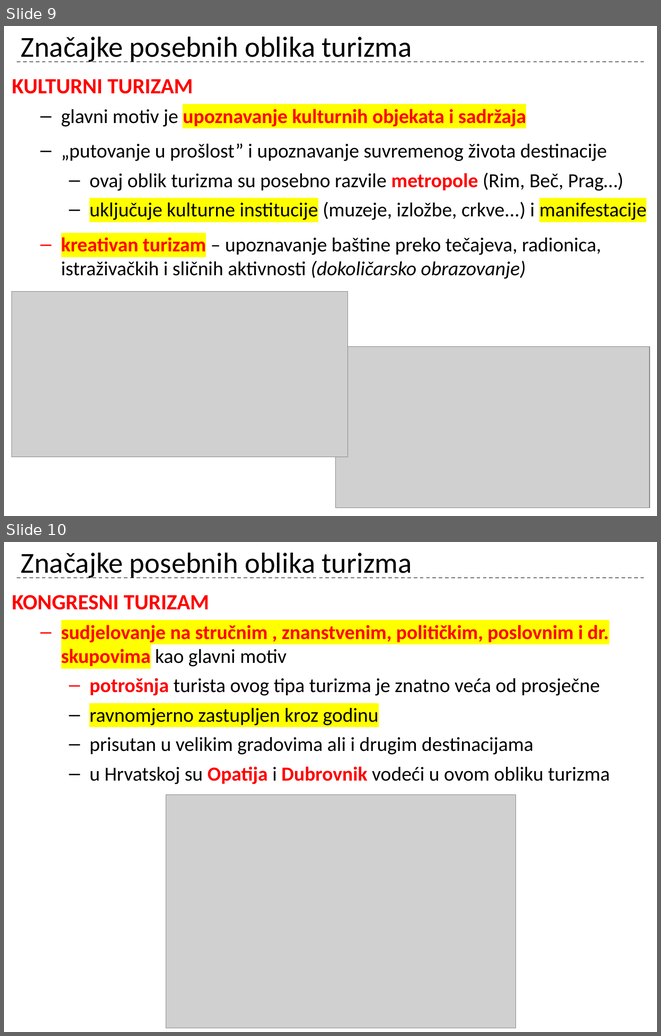
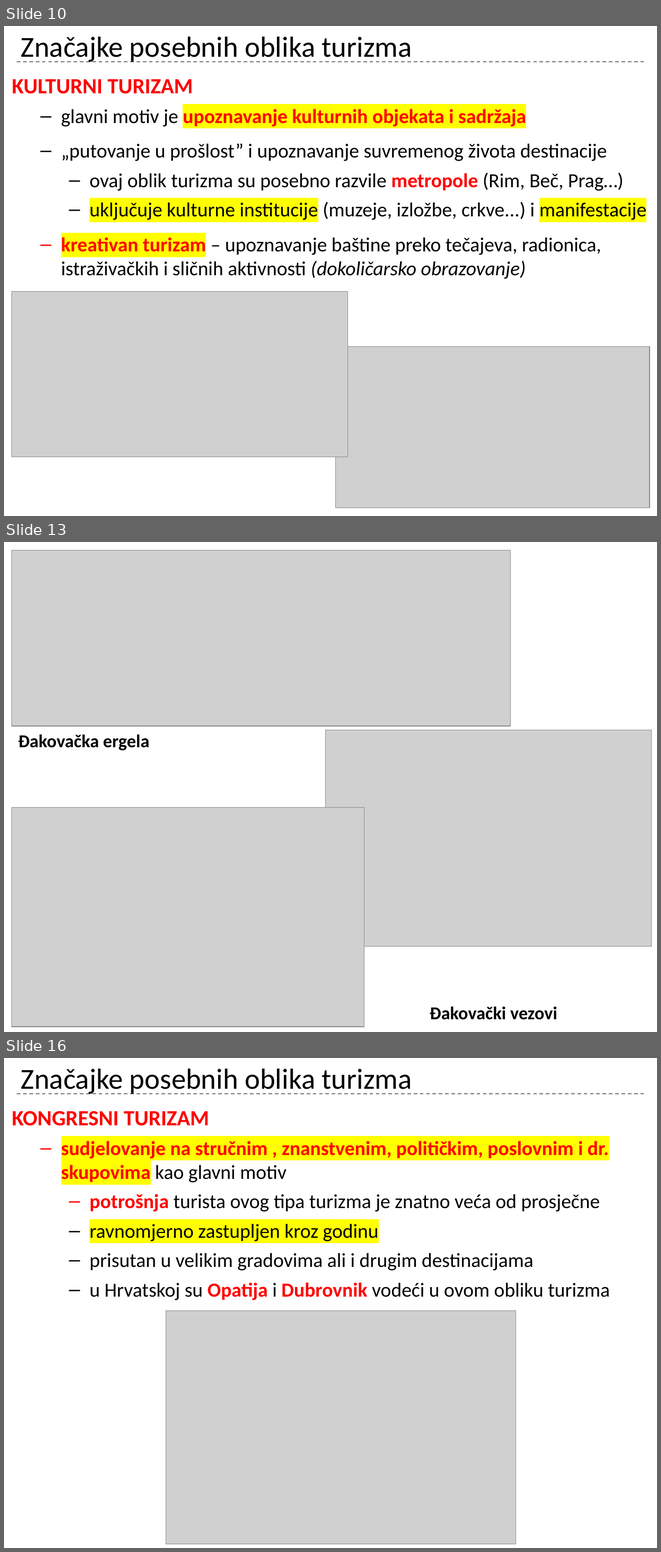
Before and after one commit to cornx/print, a slide deck: data/osnove_turizma/005_Oblici_i_vrste_turizma.pptx. Shown one above the other, each under a label of ours: slides 9 and 10 before the commit, slides 10, 13 and 16 after it; the slides between them are not shown. The pictures are 661x1036 and 661x1552 pixels, drawn with LibreOffice and Linux fonts; fonts in the diff are those of the drawing; grey boxes stand for pictures. Boxes give left, top, right and bottom in pixels: in the first picture for what was removed or moved away, otherwise in the second. Text is boxed around its words. In the diff, an @@ line names an element or a change of style, - is before the commit and + after.

```diff
--- a/data/osnove_turizma/005_Oblici_i_vrste_turizma.pptx
+++ b/data/osnove_turizma/005_Oblici_i_vrste_turizma.pptx
@@ slide 13 added at <box>4,542,657,1032</box>, background #FFFFFF @@
@@ picture added at <box>12,550,511,726</box> @@
@@ picture added at <box>325,730,652,946</box> @@
@@ text added at <box>18,734,149,750</box>, 20 pt, text #000000, bold @@
+Đakovačka ergela
@@ picture added at <box>12,807,364,1026</box> @@
@@ text added at <box>430,1006,557,1020</box>, 20 pt, text #000000, bold @@
+Đakovački vezovi
@@ what was slide 9 is now slide 10 @@
@@ what was slide 10 is now slide 16 @@
```
Also in this commit, not shown: 7 other slides added.
